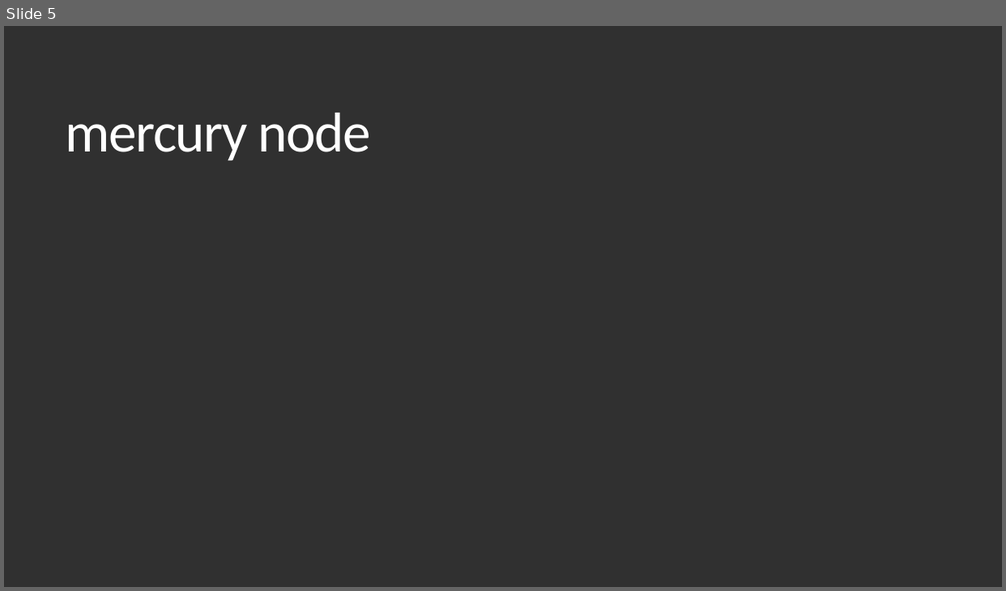
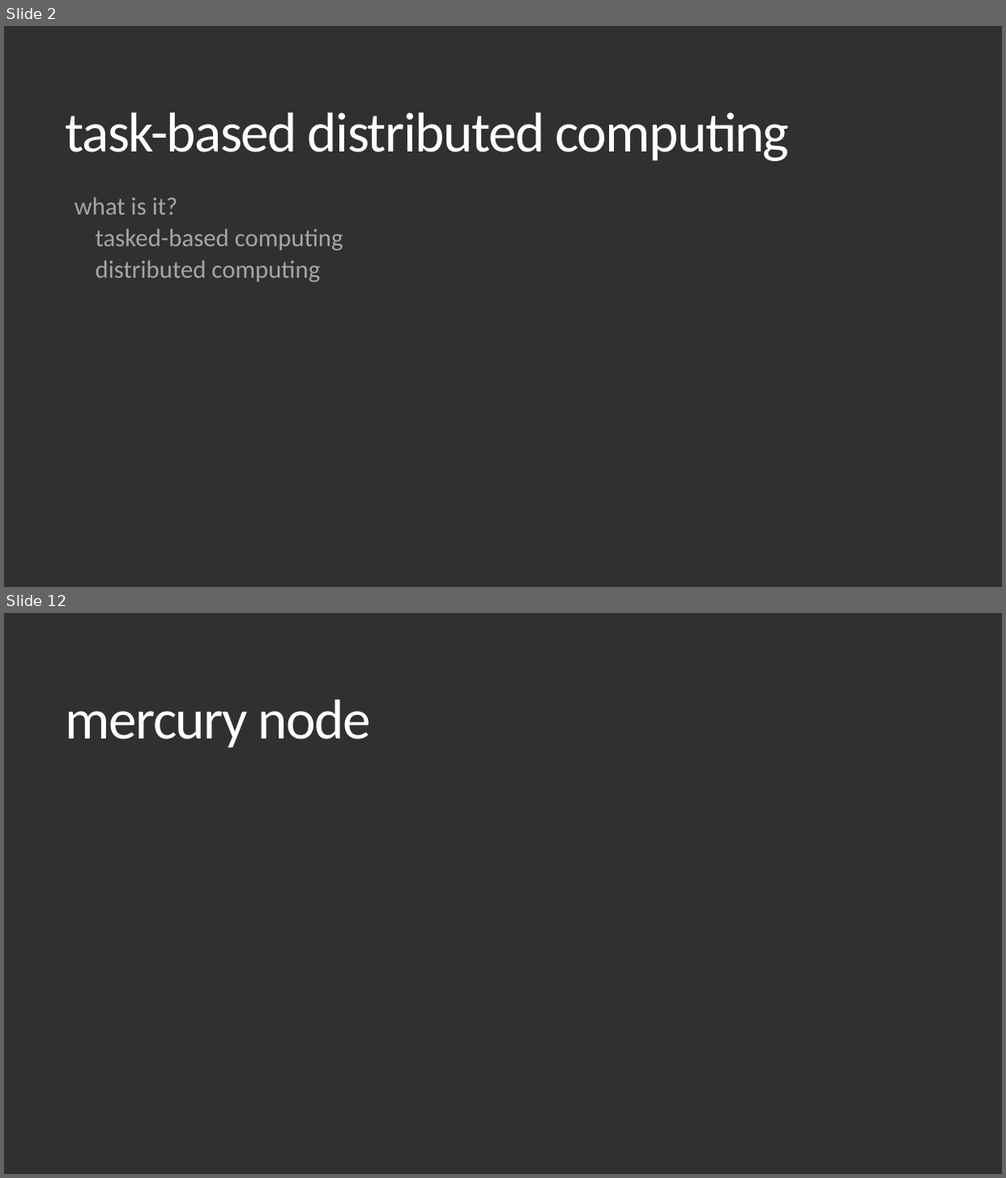
Before and after one commit to timothy-shields/code-mercury, a slide deck: Documents/introduction.pptx. Shown one above the other, each under a label of ours: slide 5 before the commit, slides 2 and 12 after it; the slides between them are not shown. The pictures are 1006x591 and 1006x1178 pixels, drawn with LibreOffice and Linux fonts; fonts in the diff are those of the drawing; grey boxes stand for pictures. Boxes give left, top, right and bottom in pixels: in the first picture for what was removed or moved away, otherwise in the second. Text is boxed around its words. In the diff, an @@ line names an element or a change of style, - is before the commit and + after.

```diff
--- a/Documents/introduction.pptx
+++ b/Documents/introduction.pptx
@@ slide 2 added at [4, 26, 1002, 587], background #303030 @@
@@ title added at [66, 113, 789, 161], 54 pt, text #FFFFFF @@
+task-based distributed computing
@@ text added at [74, 197, 343, 282], 24 pt, text #A5A5AA @@
+  what is it?
+    tasked-based computing
+    distributed computing
@@ what was slide 5 is now slide 12 @@
```
Also in this commit, not shown: 4 slides changed, 12 other slides added, 1 other file.
